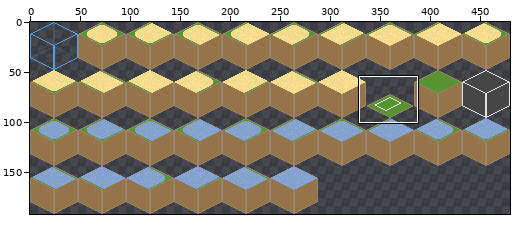
Edited in one commit: sprite sheet (assets/sprites/full_48x48.png). Above, an overview of the earlier version with the close-up marked.
Close-up. Old version:
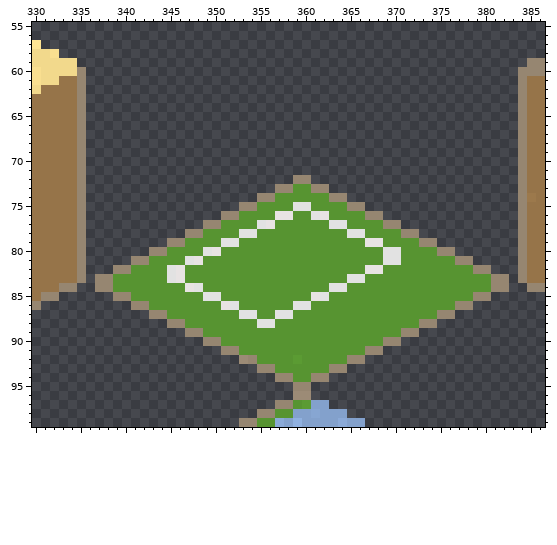
The file is 480x192 pixels. Colours within 5 levels of each other are drawn and written as one. Shown: x 330..386, y 55..99.
After:
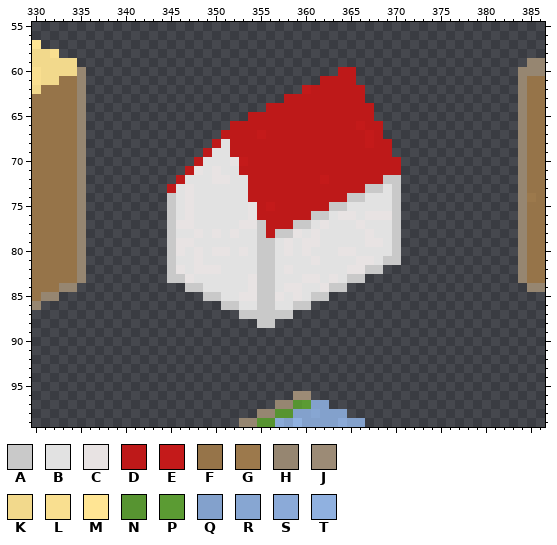
Palette (. is transparent): A #c9c9c9  B #e2e2e2  C #e8e3e3  D #be1919  E #c41a1a  F #967449  G #9c794c  H #968671  J #9c8b76  K #f2d98c  L #f9df90  M #ffe594  N #579431  P #5b9b33  Q #83a1cc  R #87a6d2  S #8baad8  T #90b1e0
From old to new:
@@ x 330..386 @@
  59 KKKKK..................................................HH
- 60 LKKKKH................................................HHH
- 61 LKKFFH................................................HFF
- 62 KFFFFH................................................HFF
- 63 FFFFFH................................................HFF
- 64 FFFFFH................................................HFF
- 65 FFFFFH................................................HFF
- 66 FFFFFH................................................HFF
- 67 FFFFFH................................................HFF
- 68 FFFFFH................................................HFF
- 69 FFFFFH................................................HFF
- 70 FFFFFH................................................HFF
- 71 FFFFFH................................................HFF
- 72 FFFFFH.......................HH.......................HFF
- 73 FFFFFH.....................HHNNHH.....................HFF
- 74 FFFFFH...................HHNNNNNNHH...................HGF
- 75 FFFFFH.................HHNNNNBBNNNNHH.................HFF
- 76 FFFFFH...............HHNNNNCCNNBCNNNNHH...............HFF
- 77 FFFFFH.............HHNNNNBCNNNNNNBBNNNNHH.............HFF
- 78 FFFFFH...........HHNNNNBBNNNNNNNNNNBBNNNNHH...........HFF
- 79 FFFFFH.........HHNNNNBBNNNNNNNNNNNNNNCCNNNNHH.........HFF
- 80 FFFFFH.......HHNNNNBCNNNNNNNNNNNNNNNNNNBBNNNNHH.......HFF
- 81 FFFFFH.....HHNNNNBCNNNNNNNNNNNNNNNNNNNNBBNNNNNNHH.....HFF
- 82 FFFFFH...HHNNNNBCNNNNNNNNNNNNNNNNNNNNCCNNNNNNNNNNHH...HFF
- 83 FFFFFH.HHNNNNNNBCNNNNNNNNNNNNNNNNNNBBNNNNNNNNNNNNNNHH.HFF
- 84 FFFHH..HHNNNNNNNNCBNNNNNNNNNNNNNNBBNNNNNNNNNNNNNNNNHH..HH
- 85 FHH......HHNNNNNNNNBBNNNNNNNNNNCBNNNNNNNNNNNNNNNNHH......
- 86 H..........HHNNNNNNNNCBNNNNNNBBNNNNNNNNNNNNNNNNHH........
- 87 .............HHNNNNNNNNBBNNBBNNNNNNNNNNNNNNNNHH..........
- 88 ...............HHNNNNNNNNBBNNNNNNNNNNNNNNNNHH............
- 89 .................HHNNNNNNNNNNNNNNNNNNNNNNHH..............
- 90 ...................HHNNNNNNNNNNNNNNNNNNHH................
- 91 .....................HHNNNNNNNNNNNNNNHH..................
- 92 .......................JHNNNNPNNNNNHH....................
- 93 .........................HHNNNNNNHH......................
- 94 ...........................HHNNHH........................
- 95 .............................HH..........................
+ 60 LKKKKH............................DD..................HHH
+ 61 LKKFFH..........................DDDD..................HFF
+ 62 KFFFFH........................EDDDDDD.................HFF
+ 63 FFFFFH......................DDDDDDDDD.................HFF
+ 64 FFFFFH....................DDDDDDDDDDDD................HFF
+ 65 FFFFFH..................DDDDDDDDDDDDDD................HFF
+ 66 FFFFFH................DDDDDDDDDDDDDDEDD...............HFF
+ 67 FFFFFH...............DDDDEDDDDDDDDDDDED...............HFF
+ 68 FFFFFH..............DBDDDDDDDDDDDDDDDEDD..............HFF
+ 69 FFFFFH.............DBBDDDDDDDDDDDDDDDDDD..............HFF
+ 70 FFFFFH............DBBBCEDDDDDDDDDDDDDDDDD.............HFF
+ 71 FFFFFH...........DCBCBBDDDDDDDDDDDDDDDDDD.............HFF
+ 72 FFFFFH..........DBBBCCBBDDDDDDDDEDDDDDDAA.............HFF
+ 73 FFFFFH.........DBCBBBBBBDDDDDDDDDDDDDAABA.............HFF
+ 74 FFFFFH.........ABCBBBBBBDDDDDDDDDDDAABBBA.............HGF
+ 75 FFFFFH.........ABCBBBBBBCDEDDDDDDAABBBBBA.............HFF
+ 76 FFFFFH.........ABCBBBBBBCDDDDDDAABCCBCCCA.............HFF
+ 77 FFFFFH.........ACCBBBBBCCADDDAABCBBBCBBBA.............HFF
+ 78 FFFFFH.........ABBCBCBCBBADAACBCBBBBBCBBA.............HFF
+ 79 FFFFFH.........ACCBBBBBBBAABCBCCBBBBBCCBA.............HFF
+ 80 FFFFFH.........ACBCBCCBCBAABCBCBBBCCBBBBA.............HFF
+ 81 FFFFFH.........ABBCBBBBBBAABBBBCBBBBCCBAA.............HFF
+ 82 FFFFFH.........ACBCCCBBBBAABCBBBBBBCCAA...............HFF
+ 83 FFFFFH.........AACBBBBBBCAABBBCCBCBAA.................HFF
+ 84 FFFHH............AABBBBBCAABCCBBCAA....................HH
+ 85 FHH................AABBCCAACBCBAA........................
+ 86 H....................AABBAABBAA..........................
+ 87 .......................AAAAAA............................
+ 88 .........................AA..............................
+ 89 .........................................................
+ 90 .........................................................
+ 91 .........................................................
+ 92 .........................................................
+ 93 .........................................................
+ 94 .........................................................
+ 95 .........................................................
  96 .............................JJ..........................
Boxes around the changes in both close-ups, in picture pixels (x1, y1, x2, y2):
changed: (95, 67, 509, 391)
